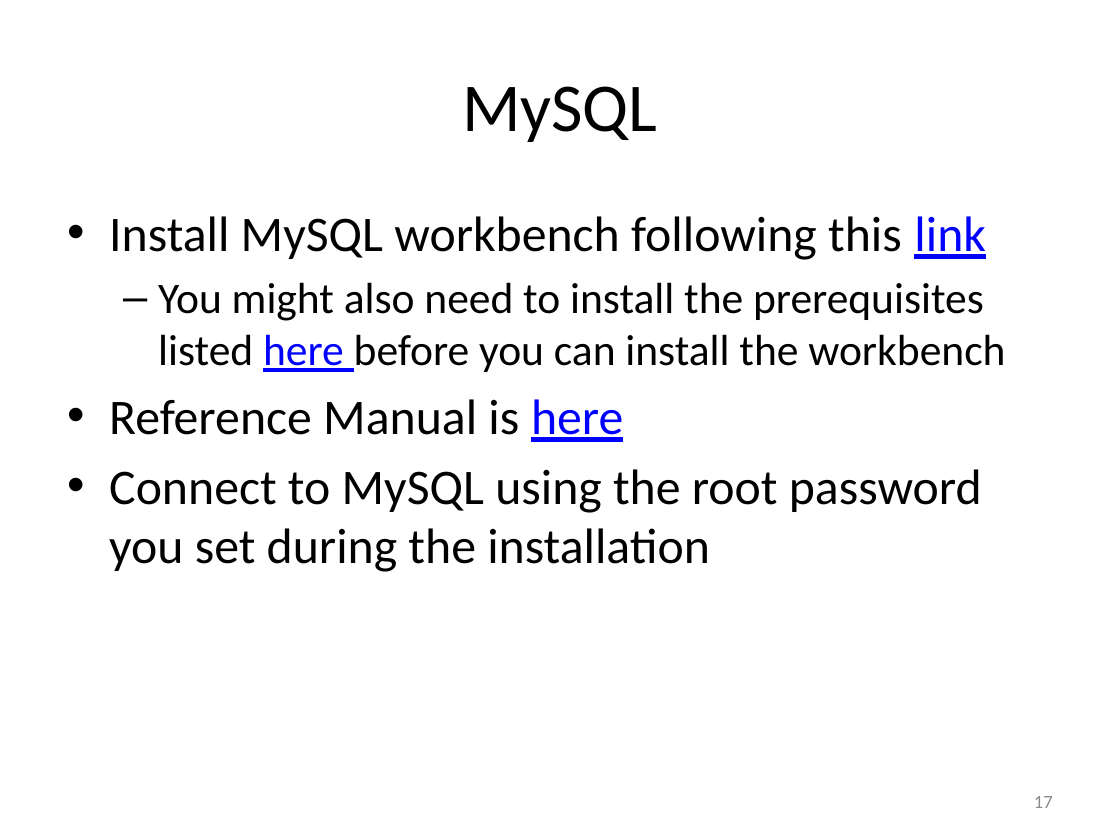
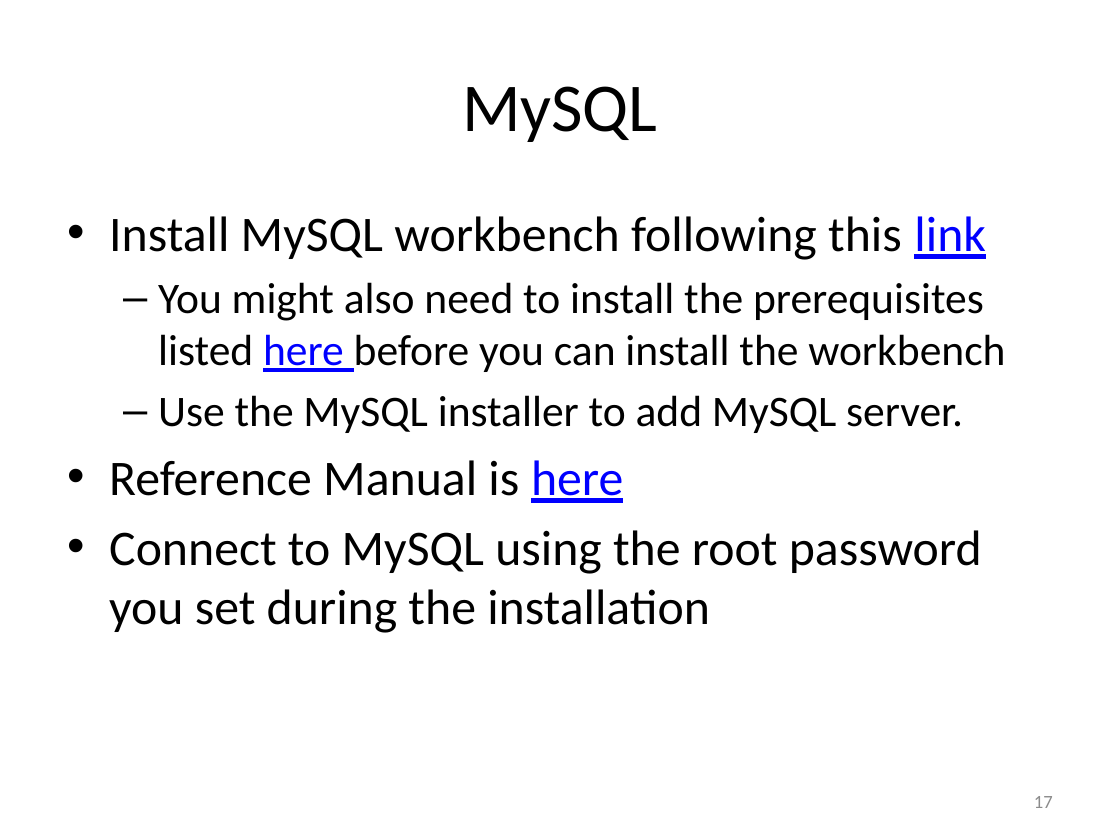
Before and after one commit to cniedotus/Python_scrape, a slide deck: slide 17 of Python Tutorial.pptx. Drawn at 1120x840 pixels with LibreOffice and Linux fonts; fonts in the diff are those of the drawing. Boxes give left, top, right and bottom in pixels: in the first picture for what was removed or moved away, otherwise in the second. Text is boxed around its words. In the diff, an @@ line names an element or a change of style, - is before the commit and + after.

```diff
--- a/Python Tutorial.pptx
+++ b/Python Tutorial.pptx
@@ text at [158,395,963,433]: paragraph added @@
+  – Use the MySQL installer to add MySQL server.
```
Also in this commit, not shown: 2 other files.
